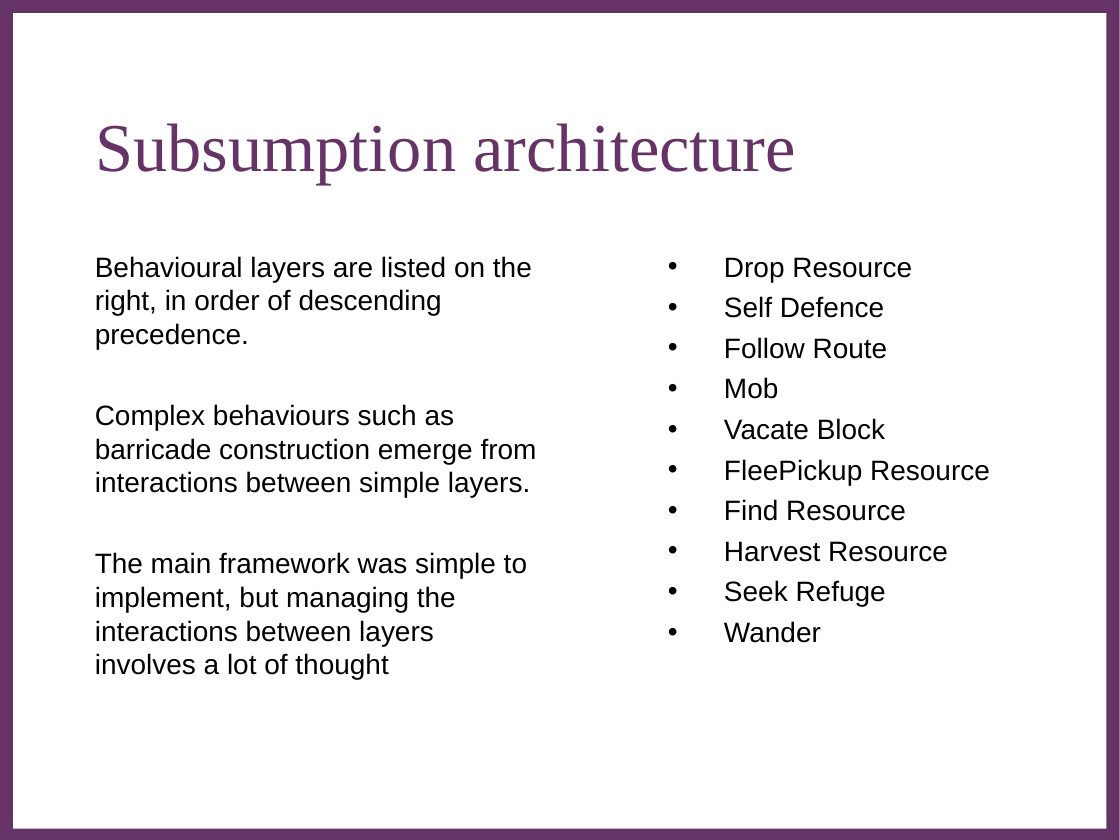
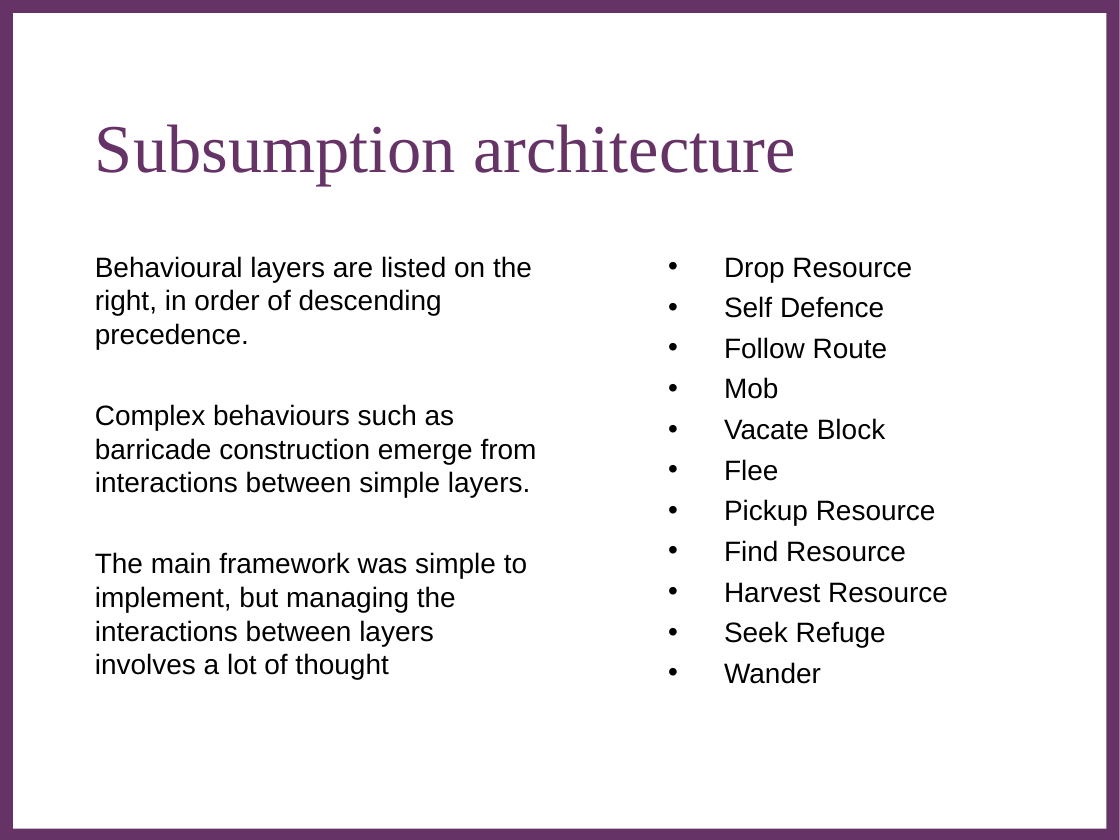
Before and after one commit to Metapyziks/Zombles, a slide deck: slide 7 of Documents/Presentation/zombles.ppt. Drawn at 1120x840 pixels with LibreOffice and Linux fonts; fonts in the diff are those of the drawing; background and template pictures are left out. Boxes give left, top, right and bottom in pixels: in the first picture for what was removed or moved away, otherwise in the second. Text is boxed around its words. In the diff, an @@ line names an element or a change of style, - is before the commit and + after.

```diff
--- a/Documents/Presentation/zombles.ppt
+++ b/Documents/Presentation/zombles.ppt
@@ text at (724,459,936,525): text changed @@
-• FleePickup Resource
+• Flee
+• Pickup Resource
```
Also in this commit, not shown: 7 other slides changed.
